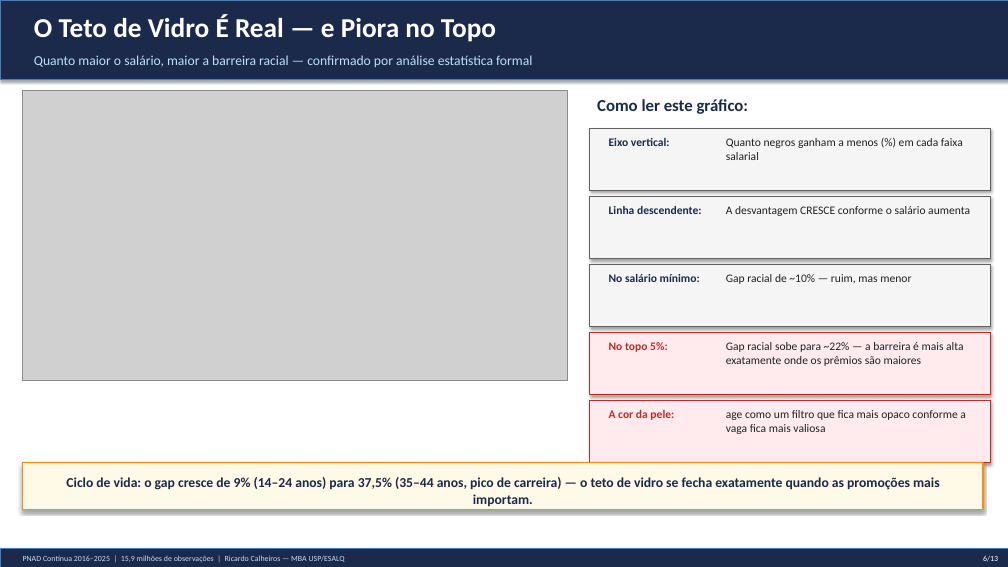
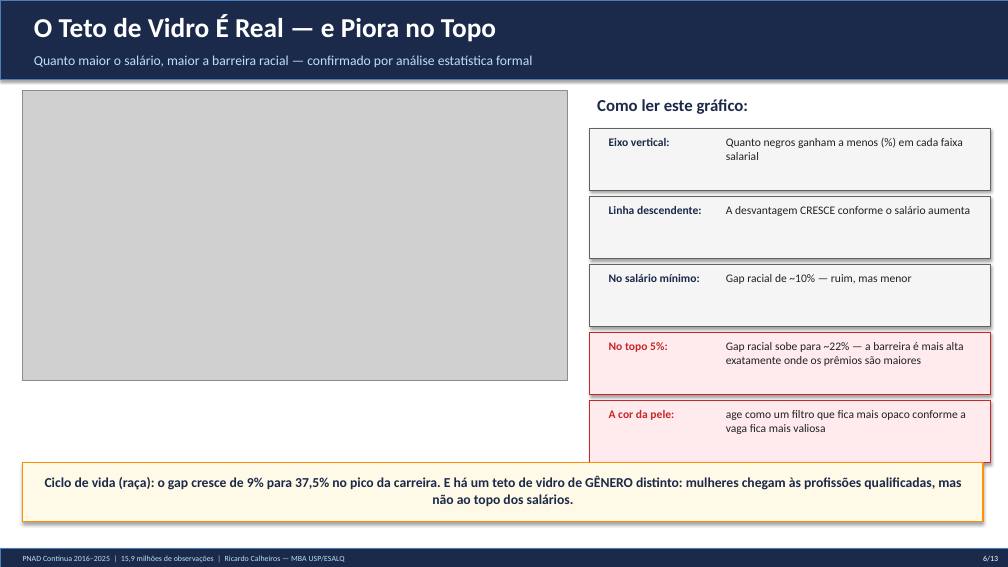
Before and after one commit to rickinrj-ux/ProjetoRacismoPNAD, a slide deck: slide 6 of apresentacao_executiva.pptx. Drawn at 1008x567 pixels with LibreOffice and Linux fonts; fonts in the diff are those of the drawing; grey boxes stand for pictures. Boxes give left, top, right and bottom in pixels: in the first picture for what was removed or moved away, otherwise in the second. Text is boxed around its words. In the diff, an @@ line names an element or a change of style, - is before the commit and + after.

```diff
--- a/apresentacao_executiva.pptx
+++ b/apresentacao_executiva.pptx
@@ rectangle: place and size @@
-rectangle at box(23, 463, 983, 510)
+rectangle at box(23, 463, 983, 522)
@@ text at box(45, 476, 961, 506): text changed @@
-Ciclo de vida: o gap cresce de 9% (14–24 anos) para 37,5% (35–44 anos, pico de carreira) — o teto de vidro se fecha exatamente quando as promoções mais importam.
+Ciclo de vida (raça): o gap cresce de 9% para 37,5% no pico da carreira. E há um teto de vidro de GÊNERO distinto: mulheres chegam às profissões qualificadas, mas não ao topo dos salários.
```
Also in this commit, not shown: 5 other files.
